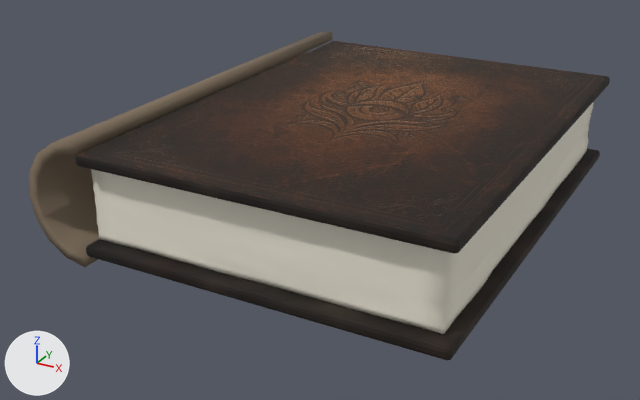
The glTF model assets/book.glb, before and after one commit.
Before and after are seen from a 50 mm camera at (0.255, -0.539, 0.226) aimed at (-0.029, -0.022, -0.032). Arrows for +X, +Y and +Z are at lower left; the lights stay in place. The first picture is the older version. Vertices at exactly the same position are counted once.

Script lines for the objects in view, before the commit:
```python
mat_m_pages = principled_material('M_Pages')
mat_m_pages.base_color = (0.87, 0.82, 0.7)  # pale yellow #f0eada
mat_m_pages.roughness = 0.85
mat_m_spine = principled_material('M_Spine')
mat_m_spine.base_color = (0.2, 0.15, 0.1)  # brown #7c6c59
mat_m_spine.roughness = 0.85
me_cover_back = bpy.data.meshes.new('Cover_Back')
me_cover_back.from_pydata(...)  # 56 vertices, 108 faces; spans x -0.124..0.124, y -0.168..0.168, z -0.004..0.004
me_cover_back.materials.append(mat_m_cover)  # picture img_cover_texture
me_cover_front = bpy.data.meshes.new('Cover_Front')
me_cover_front.from_pydata(...)  # 56 vertices, 108 faces; spans x -0.124..0.124, y -0.168..0.168, z -0.004..0.004
me_cover_front.materials.append(mat_m_cover)  # picture img_cover_texture
me_pages = bpy.data.meshes.new('Pages')
me_pages.from_pydata(...)  # 1352 vertices, 2700 faces; spans x -0.118..0.119, y -0.157..0.157, z -0.026..0.026
me_pages.materials.append(mat_m_pages)  # pale yellow #f0eada
me_spine = bpy.data.meshes.new('Spine')
me_spine.from_pydata(...)  # 36 vertices, 68 faces; spans x -0.043..0.0, y -0.168..0.168, z -0.043..0.043
me_spine.materials.append(mat_m_spine)  # brown #7c6c59
ob_cover_back = bpy.data.objects.new('Cover_Back', me_cover_back)
ob_cover_back.location = (0.004, 0.0, -0.031)
ob_cover_front = bpy.data.objects.new('Cover_Front', me_cover_front)
ob_cover_front.location = (0.004, 0.0, 0.031)
ob_pages = bpy.data.objects.new('Pages', me_pages)
ob_pages.location = (0.001, 0.0, 0.0)
ob_spine = bpy.data.objects.new('Spine', me_spine)
ob_spine.location = (-0.12, 0.0, 0.0)
```
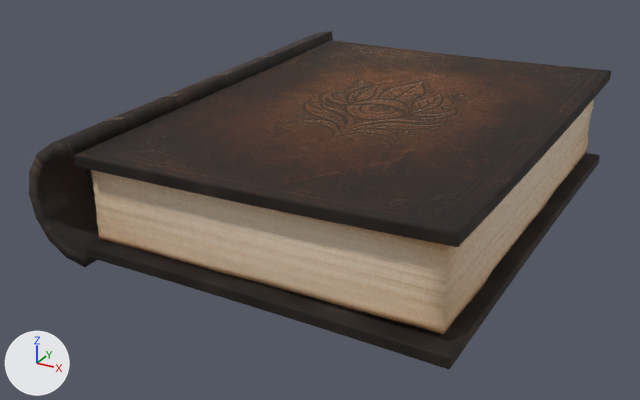
Changed parts and their boxes [x1, y1, x2, y2] in the pictures (640 x 400 px):
'Cover_Front', reshaped
    before: [75, 41, 610, 254]
    after: [74, 40, 611, 247]
'Pages', surface changed
    both: [91, 102, 594, 334]
'Cover_Back', reshaped
    before: [86, 149, 600, 360]
    after: [85, 152, 600, 369]
'Spine', surface changed
    both: [29, 31, 333, 267]

What changed in the scene script:
```text
Add img_spine_texture:
    img_spine_texture = load_image('spine-texture', '_unpacked/spine-texture', 1086, 1448, 'sRGB')
Add img_pageedge_texture:
    img_pageedge_texture = load_image('pageedge-texture', '_unpacked/pageedge-texture', 1086, 1448, 'sRGB')
Change mat_m_pages:
    remove mat_m_pages.base_color = (0.87, 0.82, 0.7)  # pale yellow #f0eada
    add mat_m_pages.texture = img_pageedge_texture
Change mat_m_spine:
    remove mat_m_spine.base_color = (0.2, 0.15, 0.1)  # brown #7c6c59
    add mat_m_spine.texture = img_spine_texture
Change me_cover_back:
    used by ob_cover_back; location = (0.004, 0.0, -0.031)
    remove me_cover_back.from_pydata(...)  # 56 vertices, 108 faces; spans x -0.124..0.124, y -0.168..0.168, z -0.004..0.004
    add me_cover_back.from_pydata(...)  # 488 vertices, 972 faces; spans x -0.124..0.124, y -0.168..0.168, z -0.008..0.004
    me_cover_back part 1: 56 vertices removed from x -0.124..0.124, y -0.168..0.168, z -0.004..0.004; 488 vertices added at x -0.124..0.124, y -0.168..0.168, z -0.008..0.004
Change me_cover_front:
    used by ob_cover_front; location = (0.004, 0.0, 0.031)
    remove me_cover_front.from_pydata(...)  # 56 vertices, 108 faces; spans x -0.124..0.124, y -0.168..0.168, z -0.004..0.004
    add me_cover_front.from_pydata(...)  # 488 vertices, 972 faces; spans x -0.124..0.124, y -0.168..0.168, z -0.004..0.008
    me_cover_front part 2: 56 vertices removed from x -0.124..0.124, y -0.168..0.168, z -0.004..0.004; 488 vertices added at x -0.124..0.124, y -0.168..0.168, z -0.004..0.008
Change me_pages:
    where me_pages.from_pydata(...)  # 1352 vertices, 2700 faces; spans x -0.118..0.119, y -0.157..0.157, z -0.026..0.026
    used by ob_pages; location = (0.001, 0.0, 0.0)
    me_pages part 3: texture (UV) coordinates of 2700 of 2700 faces, centred in x -0.118..0.119, y -0.157..0.157, z -0.026..0.026, changed; they spanned u 0.0..1.0, v 0.0..0.94 and now span u 0.0..1.0, v 0.0..1.0
```
